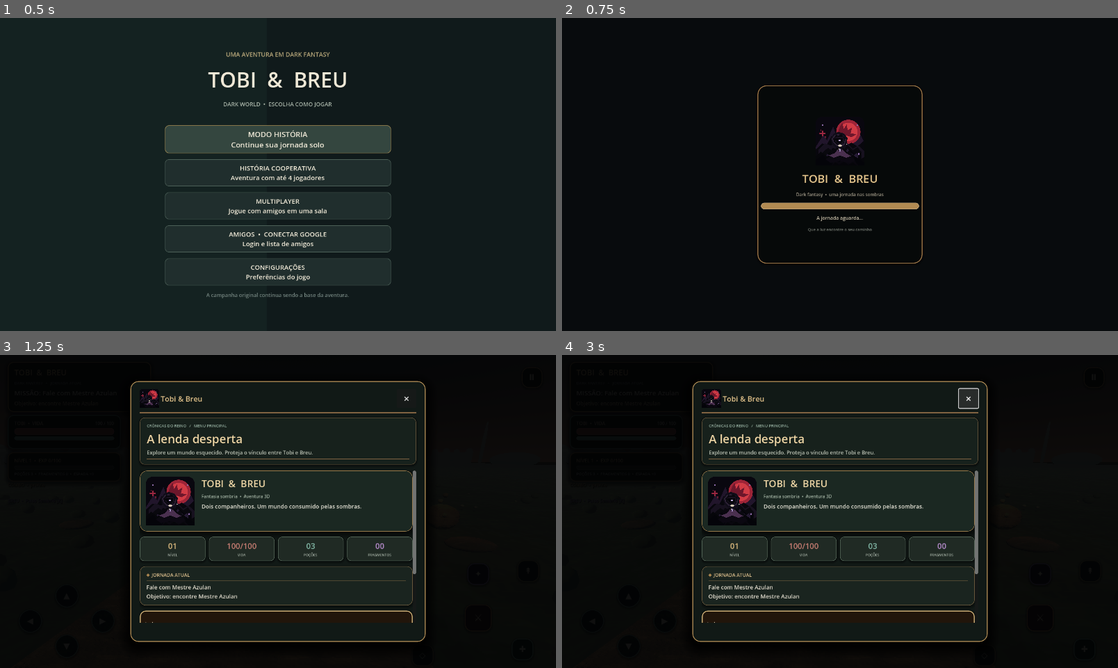
Above: before the commit, frames 1-4 (two rows, left to right).
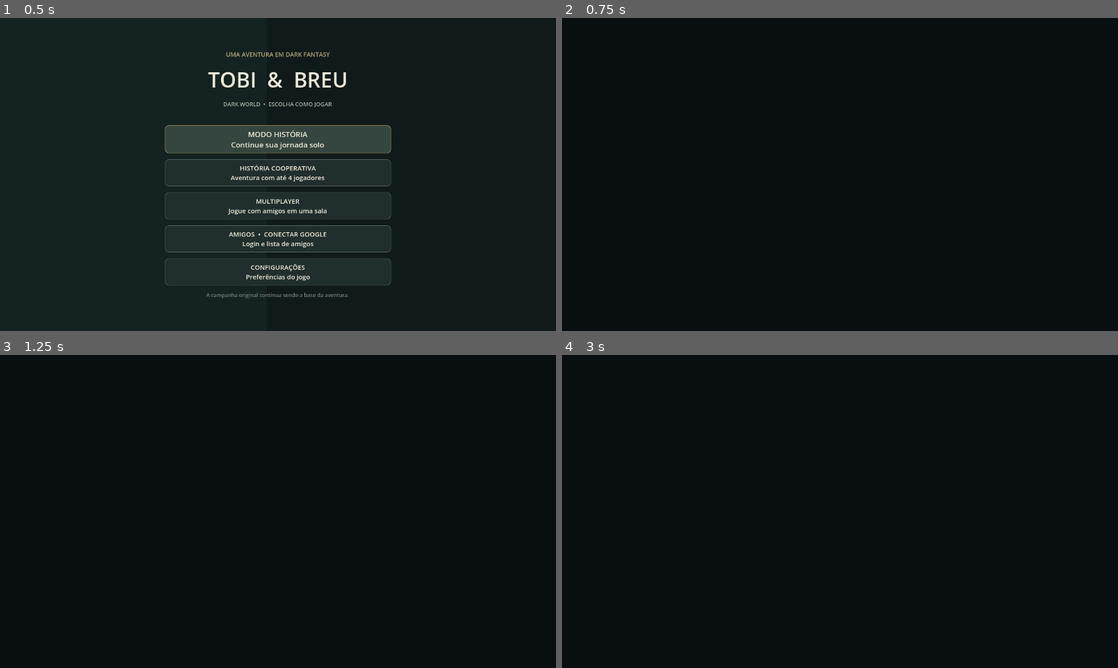
Above: after the commit, the same moments.

Repository: REALMLIFE-design/dark-fantasia-tobi-e-breu-
Game: Godot game, scene res://scenes/menu.tscn
Two runs of this game, one before a commit and one after it. Both use one fixed random seed, a clock stepped at 60 frames per second and the inputs below.
Inputs (mouse positions are in pixels of both pictures, inside the frame that each line leads up to):
- Up to frame 1 (0.5 s): no input
- Up to frame 2 (0.75 s): click "MODO HISTÓRIA Continue sua jo…" at 0.5 s
- Up to frame 3 (1.25 s): no input
- Up to frame 4 (3 s): click (840, 624) at 1.25 s, where only the run before the commit has a clickable "✦ Jogar ›"; click (840, 624) at 2 s, where only the run before the commit has a clickable "✦ Jogar ›"; click (967, 398) at 2.75 s, where only the run before the commit has a clickable "×"

Frame 1 is identical in both runs. In frame 2, 1.8% of the frame differs, in the area x 35-65%, y 21-79%; in frame 3, 16%; in frame 4, 16%, in the area x 23-77%, y 8-92%.
Error after the commit: Parse Error: There is already a variable named "rune" declared in this scope. (res://scripts/world.gd:1067)

Commit message:
Add Cinder Hollow, Warden Bridge and Echoing Bell landmarks

Diff:
--- a/scripts/world.gd
+++ b/scripts/world.gd
@@ -1035,6 +1035,53 @@
 		torch_light.light_energy = 0.72
 		torch_light.omni_range = 6.0
 		torch_root.add_child(torch_light)
+
+	# Three additional landmarks extend exploration beyond the first expansion.
+	var cinder_root := Node3D.new()
+	cinder_root.name = "CinderHollow"
+	cinder_root.position = Vector3(48.0, 0.0, -101.0)
+	add_child(cinder_root)
+	_box(cinder_root, "CinderCaveLeftPillar", Vector3(-2.2, 1.7, 0.0), Vector3(0.9, 3.4, 1.1), Color("51463f"))
+	_box(cinder_root, "CinderCaveRightPillar", Vector3(2.2, 1.7, 0.0), Vector3(0.9, 3.4, 1.1), Color("51463f"))
+	_box(cinder_root, "CinderCaveLintel", Vector3(0.0, 3.35, 0.0), Vector3(5.3, 0.8, 1.2), Color("625044"))
+	for crystal_index in range(3):
+		var crystal := _sphere(cinder_root, "CinderCrystal_%02d" % crystal_index, Vector3(-1.0 + float(crystal_index) * 1.0, 0.55, -1.1), 0.42, Color("a75c54"), 1.25)
+		crystal.rotation.z = deg_to_rad(float(crystal_index - 1) * 18.0)
+		var crystal_light := OmniLight3D.new()
+		crystal_light.position = crystal.position + Vector3(0.0, 0.7, 0.0)
+		crystal_light.light_color = Color("c56b5b")
+		crystal_light.light_energy = 0.38
+		crystal_light.omni_range = 4.5
+		cinder_root.add_child(crystal_light)
+
+	var bridge_root := Node3D.new()
+	bridge_root.name = "WardenStoneBridge"
+	bridge_root.position = Vector3(-48.0, 0.0, -104.0)
+	add_child(bridge_root)
+	_box(bridge_root, "WardenBridgeDeck", Vector3(0.0, 0.22, 0.0), Vector3(10.0, 0.45, 3.4), Color("65645d"))
+	for side in [-1.0, 1.0]:
+		_box(bridge_root, "WardenBridgeParapet", Vector3(side * 4.35, 0.85, 0.0), Vector3(0.55, 1.25, 3.4), Color("77736a"))
+		for pillar_index in range(3):
+			_box(bridge_root, "WardenBridgePillar", Vector3(side * 4.35, 1.75, -1.15 + float(pillar_index) * 1.15), Vector3(0.8, 0.65, 0.65), Color("91806a"))
+	for rune_index in range(5):
+		var rune := _sphere(bridge_root, "WardenBridgeRune_%02d" % rune_index, Vector3(-3.2 + float(rune_index) * 1.6, 0.48, -1.42), 0.16, Color("8db5a0"), 0.12)
+		rune.material_override = _painter_mat(Color("8db5a0"), 7.0, 0.04)
+
+	var bell_root := Node3D.new()
+	bell_root.name = "EchoingBellTower"
+	bell_root.position = Vector3(0.0, 0.0, -121.0)
+	add_child(bell_root)
+	for corner in [Vector2(-1.5, -1.5), Vector2(1.5, -1.5), Vector2(-1.5, 1.5), Vector2(1.5, 1.5)]:
+		_box(bell_root, "BellTowerPillar", Vector3(corner.x, 2.2, corner.y), Vector3(0.42, 4.4, 0.42), Color("625b51"))
+	_box(bell_root, "BellTowerTopBeam", Vector3(0.0, 4.35, 0.0), Vector3(3.8, 0.45, 3.8), Color("76634e"))
+	var bell := _sphere(bell_root, "EchoingBell", Vector3(0.0, 3.1, 0.0), 0.62, Color("b08b52"), 1.0)
+	bell.scale = Vector3(0.85, 1.0, 0.85)
+	var bell_light := OmniLight3D.new()
+	bell_light.position = Vector3(0.0, 3.0, 0.0)
+	bell_light.light_color = Color("e4c27e")
+	bell_light.light_energy = 0.5
+	bell_light.omni_range = 7.0
+	bell_root.add_child(bell_light)
 
 func _build_swamp_region() -> void:
 	# A connected second biome: shallow poisonous pools, dead trees and three cleanseable totems.
